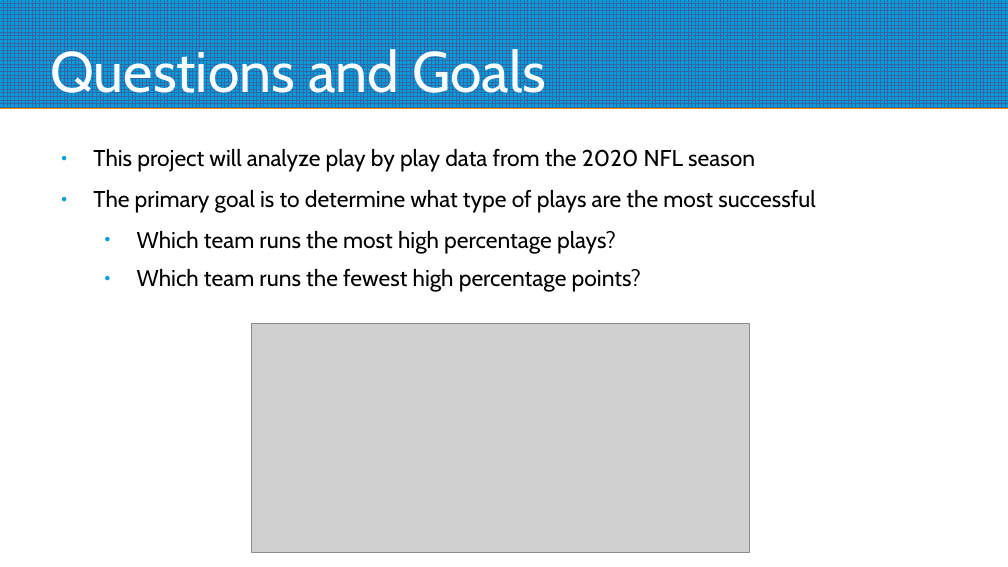
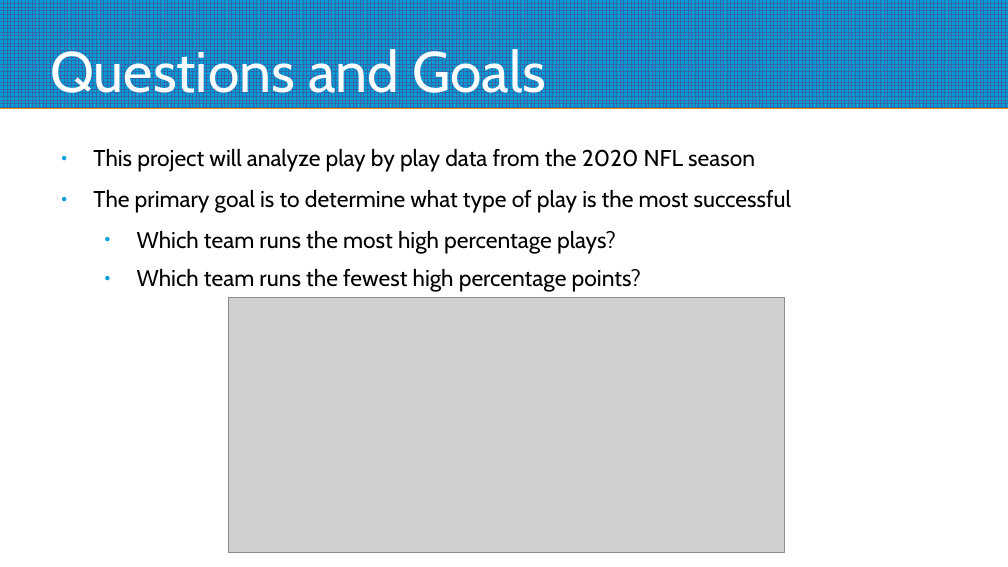
Before and after one commit to Kellenpoto/Capstone-1-Repository, a slide deck: slide 2 of presentation.odp. Drawn at 1008x567 pixels with LibreOffice and Linux fonts; fonts in the diff are those of the drawing; grey boxes stand for pictures. Boxes give left, top, right and bottom in pixels: in the first picture for what was removed or moved away, otherwise in the second. Text is boxed around its words. In the diff, an @@ line names an element or a change of style, - is before the commit and + after.

```diff
--- a/presentation.odp
+++ b/presentation.odp
@@ text at [93,190,791,213]: text changed @@
-● The primary goal is to determine what type of plays are the most successful
+● The primary goal is to determine what type of play is the most successful
@@ picture: place and size @@
-picture at [252,324,750,552]
+picture at [229,297,785,552]
```
Also in this commit, not shown: 2 other slides changed, 1 slide added, 2 slides removed, 34 other files.
